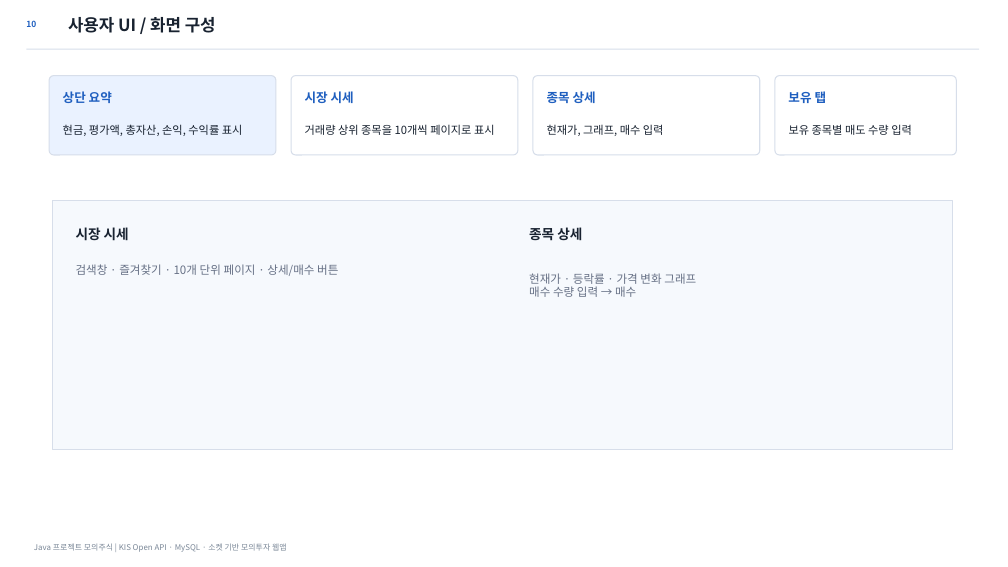
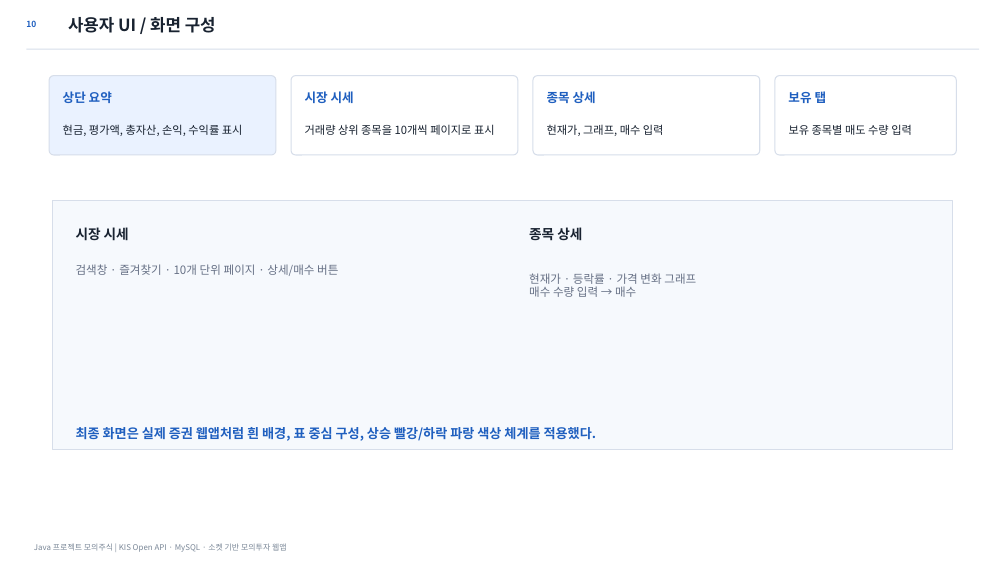
Before and after one commit to osangmin51-spec/javaproject, a slide deck: slide 10 of deliverables/Java_모의주식투자_발표자료_최종정합본.pptx. Drawn at 1008x567 pixels with LibreOffice and Linux fonts; fonts in the diff are those of the drawing. Boxes give left, top, right and bottom in pixels: in the first picture for what was removed or moved away, otherwise in the second. Text is boxed around its words. In the diff, an @@ line names an element or a change of style, - is before the commit and + after.

```diff
--- a/deliverables/Java_모의주식투자_발표자료_최종정합본.pptx
+++ b/deliverables/Java_모의주식투자_발표자료_최종정합본.pptx
@@ text added at bbox=[76, 427, 597, 441], 12.5 pt, text #1F5FBF, bold @@
+최종 화면은 실제 증권 웹앱처럼 흰 배경, 표 중심 구성, 상승 빨강/하락 파랑 색상 체계를 적용했다.
```
Also in this commit, not shown: 1 other slide changed, 7 other files.
